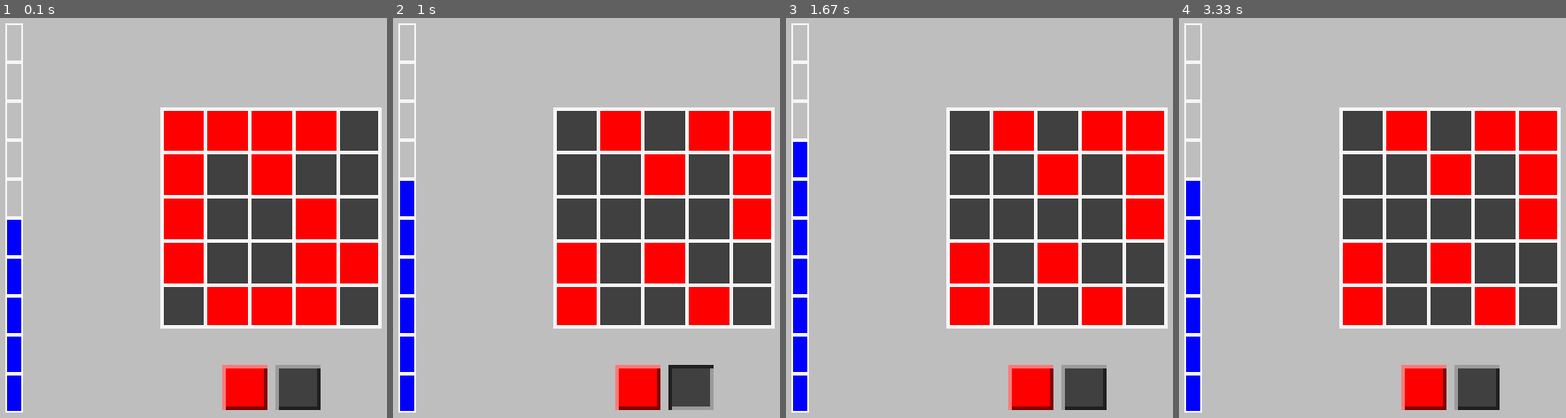
Above: before the commit, frames 1-4 (left to right).
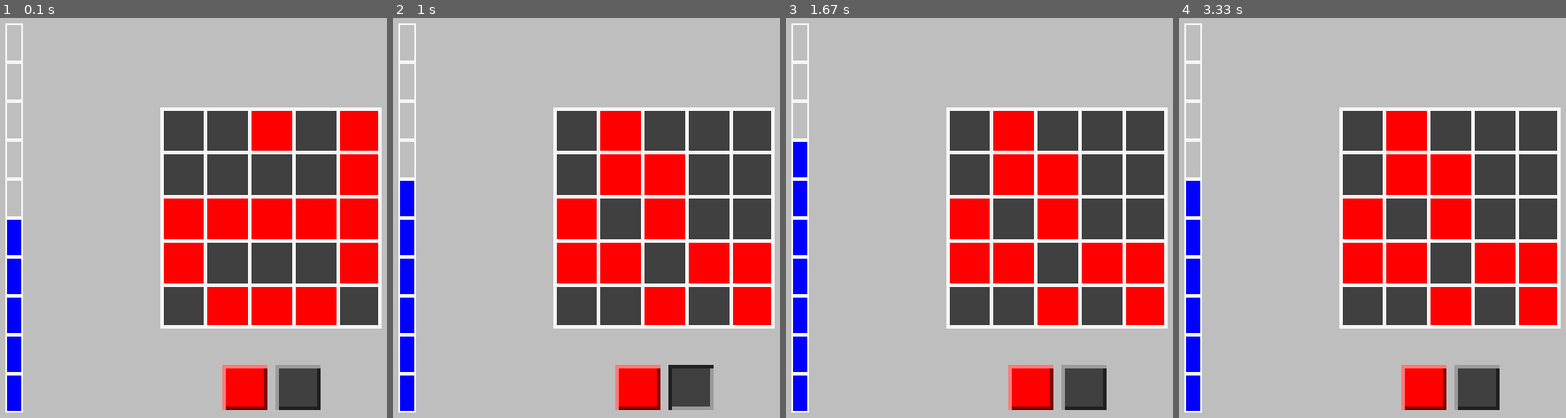
Above: after the commit, the same moments.

Repository: jeongchaeuk/tutorial
Game: pygame game, started from red_black.py
Same seed, same stepped clock (60 frames per second), same inputs: the game is played once before the commit and once after it.
Inputs (mouse positions are in pixels of both pictures, inside the frame that each line leads up to):
- Up to frame 1 (0.1 s): no input
- Up to frame 2 (1 s): hold R 0.33-0.8 s; hold Up 0.33-0.8 s; press the mouse at (690, 386) at 0.87 s; move the mouse to (710, 322) at 0.97 s
- Up to frame 3 (1.67 s): release the mouse at (1122, 254) at 1.1 s; hold Up 1.17-1.63 s
- Up to frame 4 (3.33 s): hold Down 1.67-1.97 s; hold Up 2-2.37 s; hold Down 2.4-2.77 s; hold Up 2.8-3.1 s; hold Down from 3.13 s (still down)

The runs differ from the first frame. In frame 1, 11% of the frame differs, in the area x 42-98%, y 23-67%; in frame 2, 15%, in the area x 42-98%, y 23-77%; in frame 3, 15%; in frame 4, 15%.

Commit message:
Update red_black.py

Diff:
--- a/red_black.py
+++ b/red_black.py
@@ -1,5 +1,5 @@
 #!/usr/bin/env python
-"""HP bar"""
+"""Red/Black block. Choose more colored bricks."""
 
 # import sys
 
@@ -7,10 +7,12 @@
 
 pygame.init()
 
-pygame.display.set_caption('Red/Black project')
+COLORS = ('red', 'gray25')
+
+pygame.display.set_caption('Red/Black Blocks')
 SCREEN_W = 640
 SCREEN_H = 480
-screen = pygame.display.set_mode((SCREEN_W, SCREEN_H), pygame.SCALED)
+screen = pygame.display.set_mode((SCREEN_W, SCREEN_H))#, pygame.SCALED)
 print(f'window_size= {pygame.display.get_window_size()}')
 print(f'screen.get_rect= {screen.get_rect()}')
 
@@ -24,13 +26,15 @@
 text_area = (font.render(f'{MAX_HP}/{MAX_HP}', True, 'red')
              .get_rect(center=screen.get_rect().center))
 FPS = 60
+BOARD_SIZE = (5, 5)
+BOARD_BLOCK_SIZE = 50
 # pygame.key.set_repeat(1000 // FPS)
 
 def main():
     HP = 5
     # digit = len(str(MAX_HP))
     pushed = [False, False]
-    boards = make_boards()
+    boards = make_board(BOARD_SIZE[0], BOARD_SIZE[1])
     most_color = get_most_color(boards)
 
     while True:
@@ -43,7 +47,7 @@
         update_area = []
         update_area.append(drawHP(HP))
         update_area += (btn_rects := draw_buttons(pushed))
-        update_area.append(draw_boards(boards))
+        update_area.append(draw_board(boards))
         pygame.display.update(update_area)
 
         for event in pygame.event.get():
@@ -57,16 +61,16 @@
                 elif event.key == pygame.K_DOWN:
                     HP = decrease_hp(HP)
                 elif event.key == pygame.K_r:
-                    boards = make_boards()
+                    boards = make_board(BOARD_SIZE[0], BOARD_SIZE[1])
                     most_color = get_most_color(boards)
             elif event.type == pygame.MOUSEBUTTONUP:
                 pushed = [False, False]
                 x, y = event.pos
-                pick_color = ''
+                pick_color = None
                 if btn_rects[0].collidepoint(x, y):
-                    pick_color = 'red'
+                    pick_color = 0
                 elif btn_rects[1].collidepoint(x, y):
-                    pick_color = 'gray25'
+                    pick_color = 1
                 else:
                     continue
 
@@ -92,26 +96,25 @@
     return hp - 1 if hp > 0 else 0
 
 
-def make_boards():
+def make_board(w, h):
     import random
-
-    colors = ['red', 'gray25']
-    rows = cols = 5
-    return ([[random.choice(colors) for c in range(cols)] for r in range(rows)])
+    return ([[random.randrange(len(COLORS)) for x in range(w)]
+             for y in range(h)])
 
 
-def get_most_color(boards):
+def get_most_color(board):
     from collections import Counter
     counter = Counter()
-    for r in boards:
-        for c in r:
-            counter[c] += 1
+    for row in board:
+        for col in row:
+            counter[col] += 1
     return counter.most_common(1)[0][0]
 
 
-def draw_boards(boards):
-    size = 50
-    rows = cols = 5
+def draw_board(board):
+    size = BOARD_BLOCK_SIZE
+    rows = len(board)
+    cols = len(board[0])
     screen_size = screen.get_rect().size
     x = (screen_size[0] - cols * size) // 2
     y = (screen_size[1] - rows * size) // 2
@@ -119,22 +122,23 @@
     for r in range(rows):
         for c in range(cols):
             pygame.draw.rect(screen,
-                             boards[r][c],
+                             COLORS[board[r][c]],
                              (x + c * size, y + r * size, size, size))
     width = 4
     correct = width // 2
+    LINE_COLOR = 'whitesmoke'
     for r in range(1, rows):
         start_pos = (x, y + r * size)
         end_pos = (start_pos[0] + size * cols - correct, start_pos[1])
-        pygame.draw.line(screen, 'whitesmoke', start_pos, end_pos, width)
+        pygame.draw.line(screen, LINE_COLOR, start_pos, end_pos, width)
 
     for c in range(1, cols):
         start_pos = (x + c * size, y)
         end_pos = (start_pos[0], start_pos[1] + size * rows - correct)
-        pygame.draw.line(screen, 'whitesmoke', start_pos, end_pos, width)
+        pygame.draw.line(screen, LINE_COLOR, start_pos, end_pos, width)
 
-    return pygame.draw.rect(screen, 'whitesmoke', (x, y, cols * size, rows * size), width)
-    # return (x, y, cols * size, rows * size)
+    return pygame.draw.rect(screen, LINE_COLOR,
+                            (x, y, cols * size, rows * size), width)
 
 
 def drawHP(hp):
